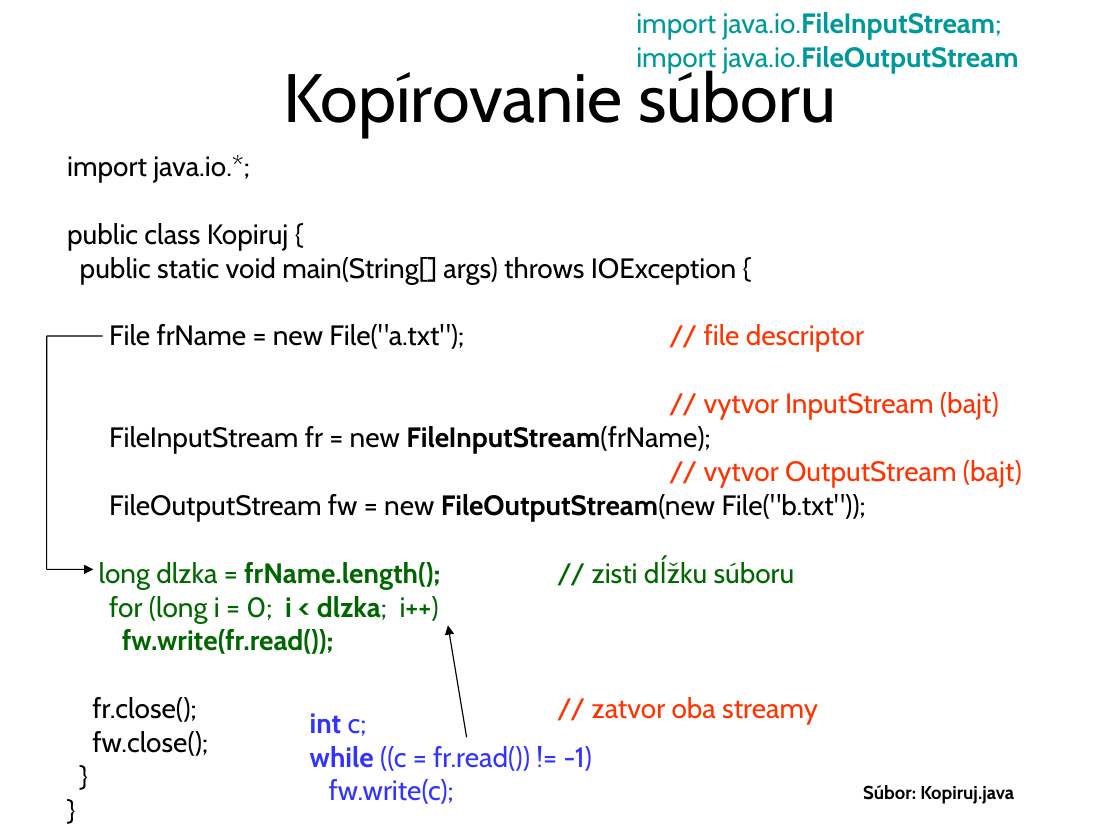
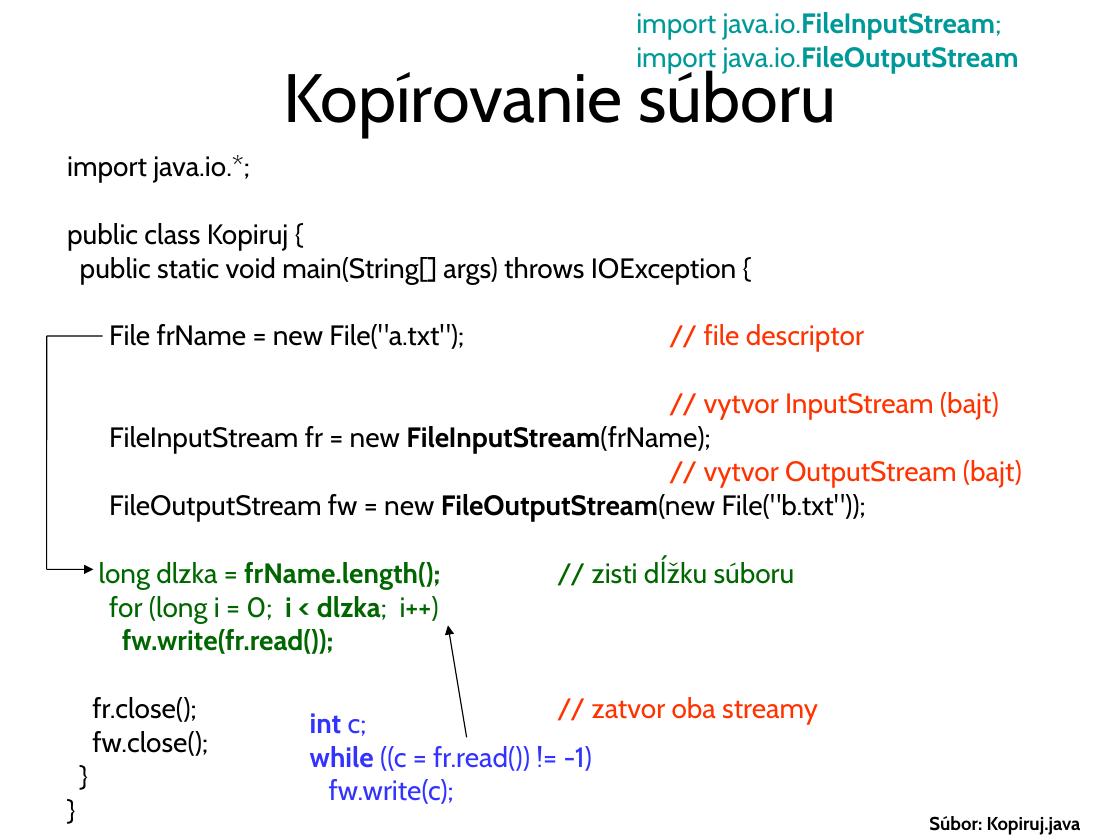
Before and after one commit to Programovanie4/Prednasky, a slide deck: slide 15 of 07/07_java.ppt. Drawn at 1120x840 pixels with LibreOffice and Linux fonts; fonts in the diff are those of the drawing. Boxes give left, top, right and bottom in pixels: in the first picture for what was removed or moved away, otherwise in the second. Text is boxed around its words. In the diff, an @@ line names an element or a change of style, - is before the commit and + after.

```diff
--- a/07/07_java.ppt
+++ b/07/07_java.ppt
@@ text "Súbor: Kopiruj.java": place and size @@
-text "Súbor: Kopiruj.java" at <box>863,785,1014,804</box>
+text "Súbor: Kopiruj.java" at <box>929,816,1081,835</box>
```
Also in this commit, not shown: 19 other slides changed, 3 slides added, 1 other file.
